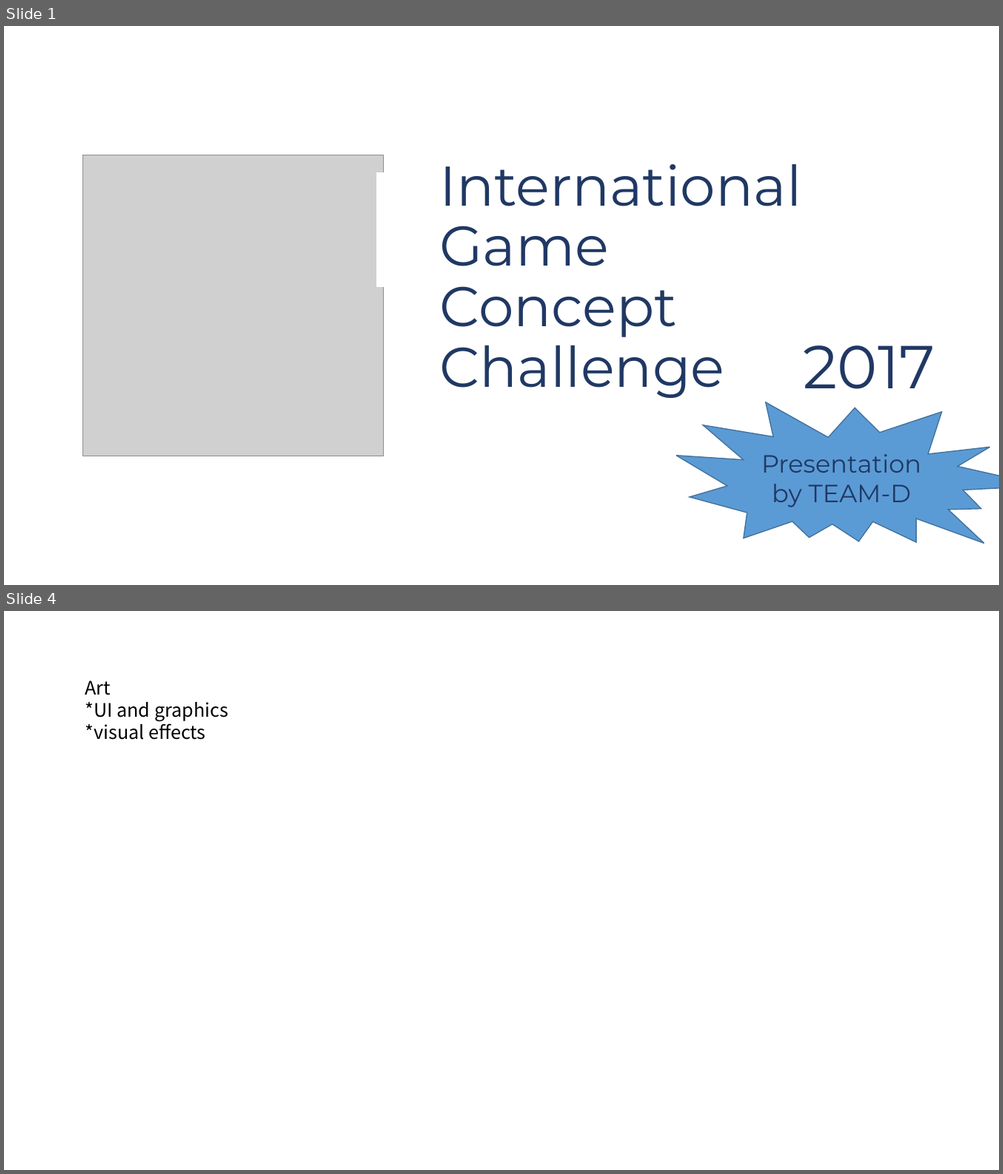
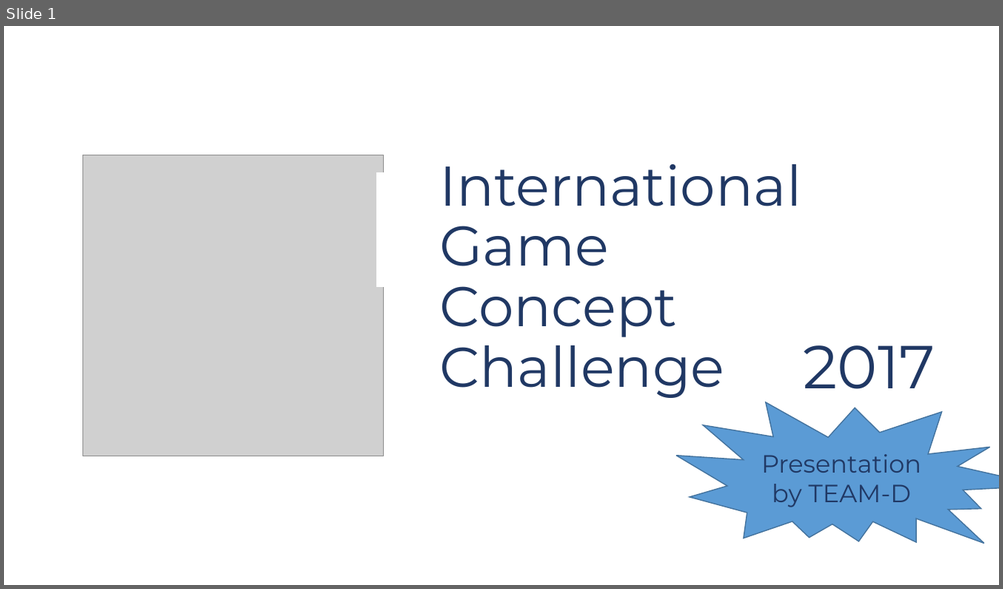
Before and after one commit to s3603079/Gladiator-Game, a slide deck: IGCC_TeamD.pptx. Shown one above the other, each under a label of ours: slides 1 and 4 before the commit, slide 1 after it; the slides between them are not shown. The pictures are 1003x1174 and 1003x589 pixels, drawn with LibreOffice and Linux fonts; fonts in the diff are those of the drawing; grey boxes stand for pictures. Boxes give left, top, right and bottom in pixels: in the first picture for what was removed or moved away, otherwise in the second. Text is boxed around its words. In the diff, an @@ line names an element or a change of style, - is before the commit and + after.

```diff
--- a/IGCC_TeamD.pptx
+++ b/IGCC_TeamD.pptx
@@ slide 4 removed at box(4, 611, 999, 1170), background #FFFFFF @@
@@ text removed at box(85, 681, 228, 740) @@
-Art
-*UI and graphics
-*visual effects
```
Also in this commit, not shown: 2 slides changed, 2 slides added.
